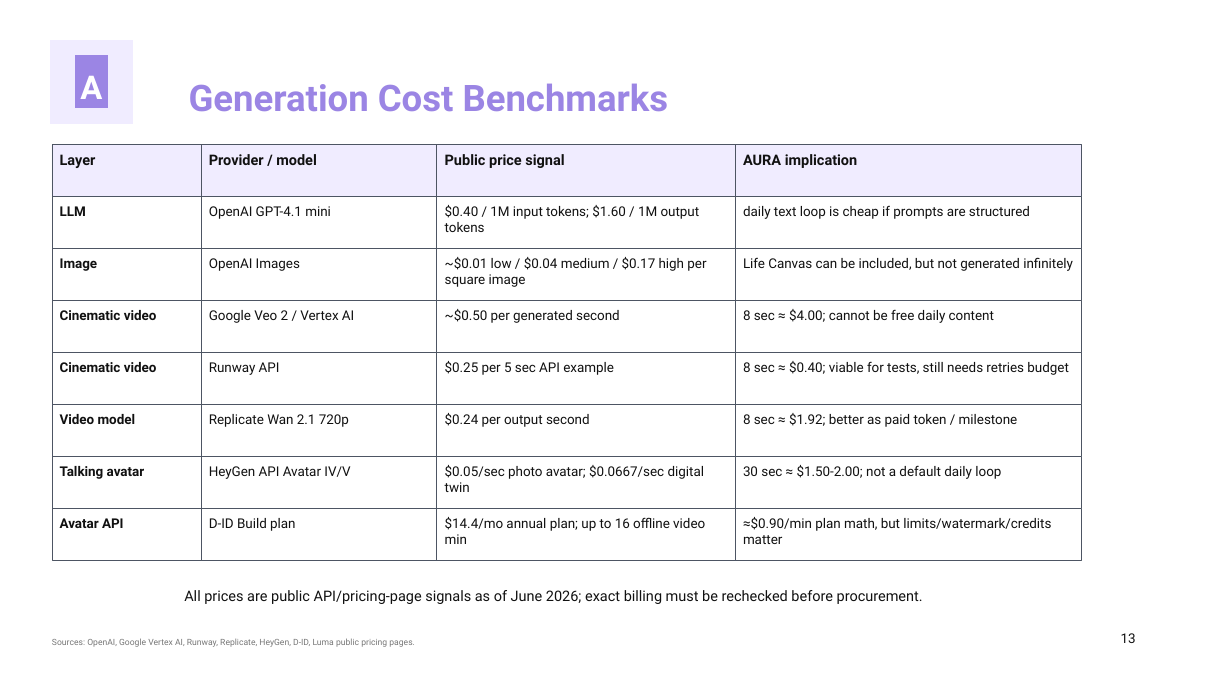
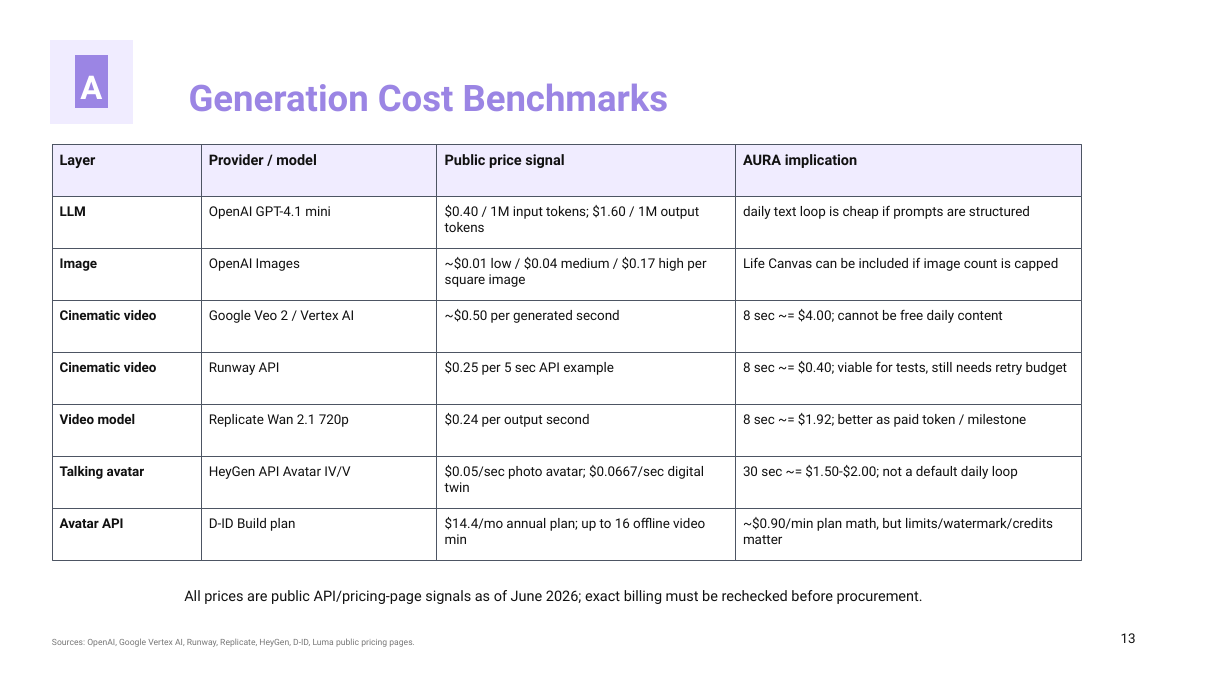
Before and after one commit to kirbudilov01/alina-research, a slide deck: slide 13 of output/pptx/AURA_TRENDVI_STYLE_DECK.pptx. Drawn at 1232x693 pixels with LibreOffice and Linux fonts; fonts in the diff are those of the drawing. Boxes give left, top, right and bottom in pixels: in the first picture for what was removed or moved away, otherwise in the second. Text is boxed around its words. In the diff, an @@ line names an element or a change of style, - is before the commit and + after.

```diff
--- a/output/pptx/AURA_TRENDVI_STYLE_DECK.pptx
+++ b/output/pptx/AURA_TRENDVI_STYLE_DECK.pptx
@@ text at (743,257,1058,271): text changed @@
-Life Canvas can be included, but not generated infinitely
+Life Canvas can be included if image count is capped
@@ text at (743,309,1003,323): text changed @@
-8 sec ≈ $4.00; cannot be free daily content
+8 sec ~= $4.00; cannot be free daily content
@@ text at (743,361,1067,375): text changed @@
-8 sec ≈ $0.40; viable for tests, still needs retries budget
+8 sec ~= $0.40; viable for tests, still needs retry budget
@@ text at (743,413,1027,427): text changed @@
-8 sec ≈ $1.92; better as paid token / milestone
+8 sec ~= $1.92; better as paid token / milestone
@@ text at (743,465,1018,479): text changed @@
-30 sec ≈ $1.50-2.00; not a default daily loop
+30 sec ~= $1.50-$2.00; not a default daily loop
@@ text at (743,517,1053,544): text changed @@
-≈$0.90/min plan math, but limits/watermark/credits matter
+~$0.90/min plan math, but limits/watermark/credits matter
```
Also in this commit, not shown: 11 other slides changed, 11 slides added, 11 slides removed, 5 other files.
